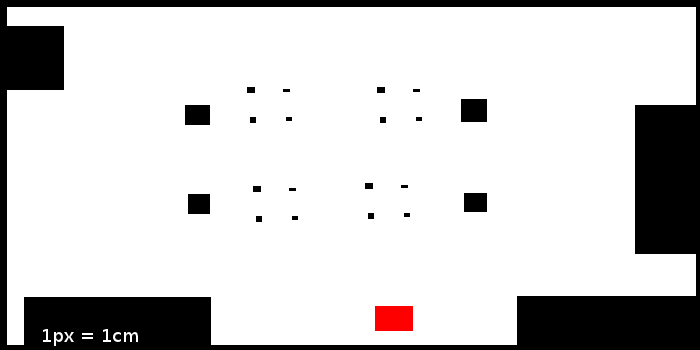
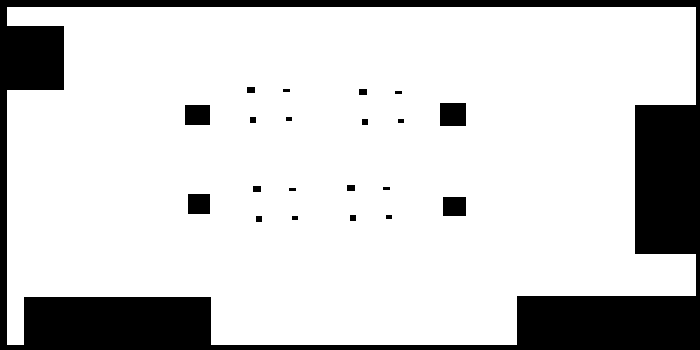
Two versions of the same layered image (700px x 350px). Layer-by-layer changes:
hid "1px = 1cm" over (43, 329, 138, 346)
painted on "New Layer#1" over (347, 87, 487, 221)
hid "New Layer" over (375, 306, 413, 331)
